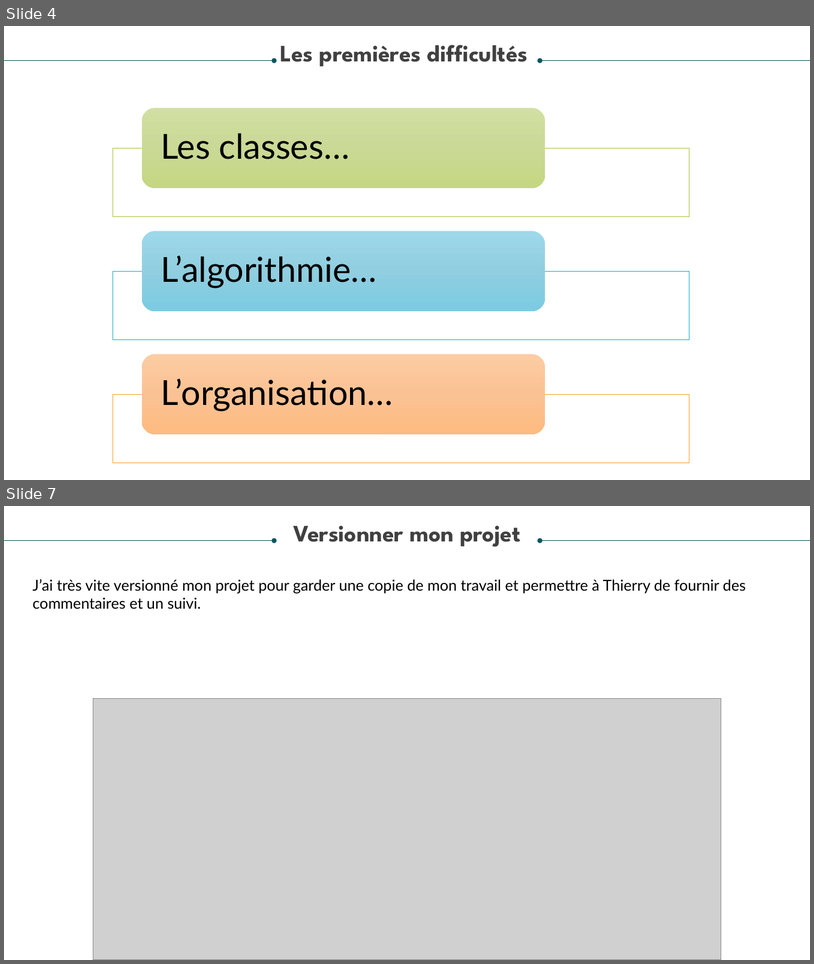
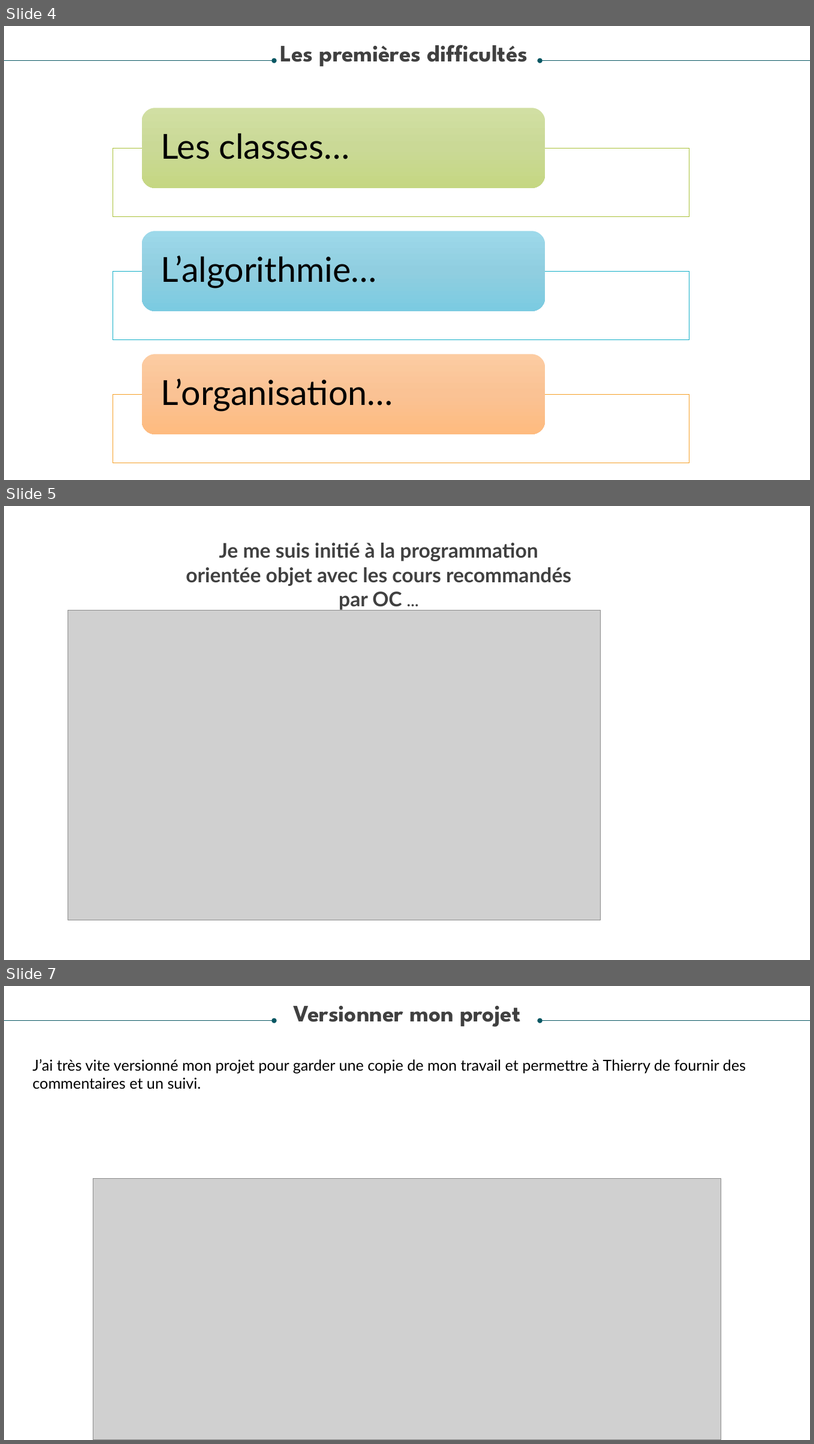
Before and after one commit to Mcflan-7/P03_macgyver-labyrinth, a slide deck: media/extra/p3_soutenance.pptm. Shown one above the other, each under a label of ours: slides 4 and 7 before the commit, slides 4, 5 and 7 after it; the slides between them are not shown. The pictures are 814x964 and 814x1444 pixels, drawn with LibreOffice and Linux fonts; fonts in the diff are those of the drawing; grey boxes stand for pictures. Boxes give left, top, right and bottom in pixels: in the first picture for what was removed or moved away, otherwise in the second. Text is boxed around its words. In the diff, an @@ line names an element or a change of style, - is before the commit and + after.

```diff
--- a/media/extra/p3_soutenance.pptm
+++ b/media/extra/p3_soutenance.pptm
@@ slide 5 added at [4,506,810,960], background #FFFFFF @@
@@ text added at [186,543,572,610], 24 pt, text #404040, bold @@
+Je me suis initié à la programmation orientée objet avec les cours recommandés par OC …
@@ picture added at [68,610,600,921] @@
```
Also in this commit, not shown: 2 slides changed, 1 slide removed, 2 other files.
